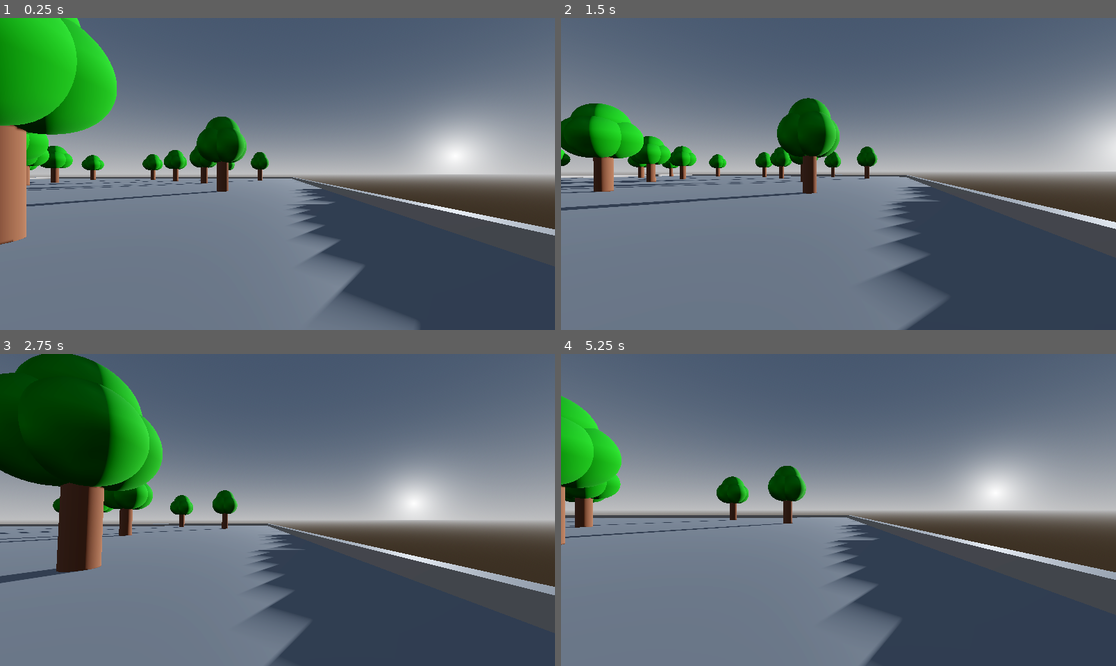
Above: before the commit, frames 1-4 (two rows, left to right).
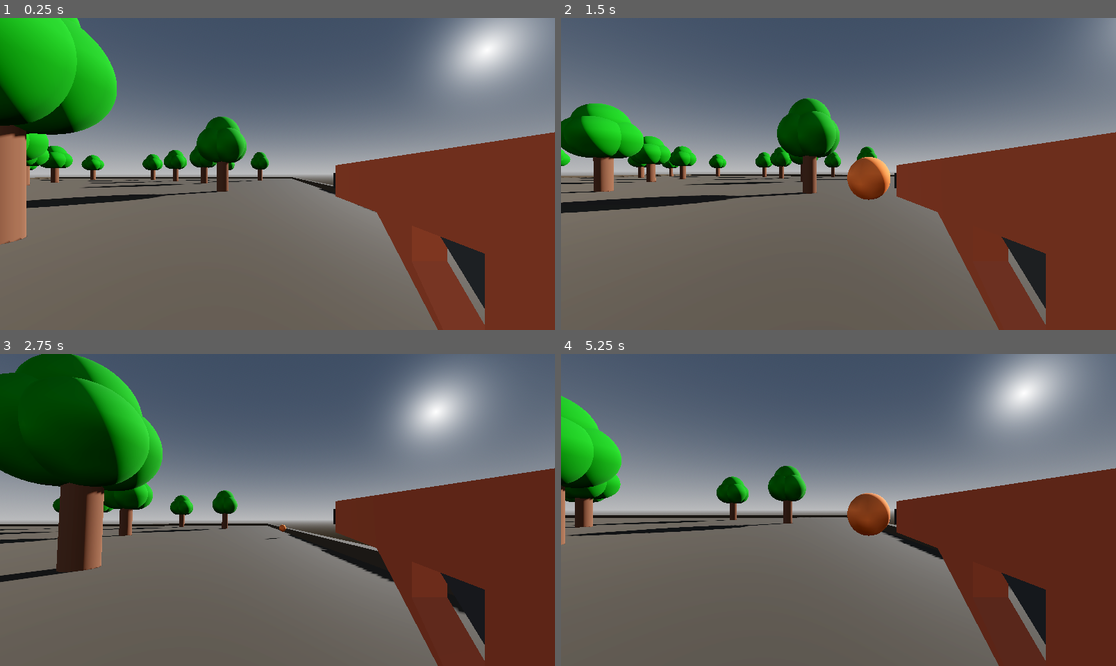
Above: after the commit, the same moments.

Repository: AutisticCrumbs/cs390_prototypes
Game: Godot game, scene res://world.tscn
Two runs of this game, one before a commit and one after it. Both use one fixed random seed, a clock stepped at 60 frames per second and the inputs below.
Inputs (mouse positions are in pixels of both pictures, inside the frame that each line leads up to):
- Up to frame 1 (0.25 s): no input
- Up to frame 2 (1.5 s): tap Enter at 0.5 s; move the mouse to (866, 174) at 0.52 s; hold W (forward) from 0.53 s (still down); click (866, 174) at 0.6 s; move the mouse to (810, 174) at 1.27 s; click (810, 174) at 1.35 s
- Up to frame 3 (2.75 s): keep holding W (forward); move the mouse to (288, 503) at 2.02 s; click (288, 503) at 2.1 s
- Up to frame 4 (5.25 s): keep holding W (forward); move the mouse to (832, 516) at 2.77 s; click (832, 516) at 2.85 s; move the mouse to (877, 513) at 3.52 s; click (877, 513) at 3.6 s; move the mouse to (794, 506) at 4.27 s; click (794, 506) at 4.35 s; move the mouse to (844, 510) at 5.02 s; click (844, 510) at 5.1 s

The runs differ from the first frame. In frame 1, 59% of the frame differs, in the area x 0-100%, y 0-100%; in frame 2, 55%; in frame 3, 55%; in frame 4, 58%.

Commit message:
Update Hunting Prototype

Diff:
--- /dev/null
+++ b/Hunting Prototype/bullet.tscn
@@ -0,0 +1,20 @@
+[gd_scene load_steps=4 format=3 uid="uid://dsnisue0awg8r"]
+
+[sub_resource type="StandardMaterial3D" id="StandardMaterial3D_tutf4"]
+albedo_color = Color(0.996078, 0.494118, 0.223529, 1)
+
+[sub_resource type="SphereMesh" id="SphereMesh_sr8eh"]
+radius = 0.3
+height = 0.6
+
+[sub_resource type="SphereShape3D" id="SphereShape3D_jm2x4"]
+radius = 0.3
+
+[node name="Bullet" type="RigidBody3D"]
+
+[node name="MeshInstance3D" type="MeshInstance3D" parent="."]
+material_override = SubResource("StandardMaterial3D_tutf4")
+mesh = SubResource("SphereMesh_sr8eh")
+
+[node name="CollisionShape3D" type="CollisionShape3D" parent="."]
+shape = SubResource("SphereShape3D_jm2x4")
--- /dev/null
+++ b/Hunting Prototype/gun.gd
@@ -0,0 +1,17 @@
+extends StaticBody3D
+
+@onready var fire_location := $'Fire Here'
+
+var bullet := preload("res://bullet.tscn")
+var shot_power = 300
+
+func _physics_process(_delta):
+	fire_shot()
+
+func fire_shot():
+	if Input.is_action_just_released("shoot"):
+		var current_shot = bullet.instantiate()
+		var origin = fire_location.global_position
+		fire_location.add_child(current_shot)
+		current_shot.global_position = origin
+		current_shot.apply_central_impulse(fire_location.global_transform.basis.z * shot_power * -1)
--- /dev/null
+++ b/Hunting Prototype/gun.tscn
@@ -0,0 +1,48 @@
+[gd_scene load_steps=7 format=3 uid="uid://bylcu3vtt60t6"]
+
+[ext_resource type="Script" path="res://gun.gd" id="1_q3ofe"]
+
+[sub_resource type="StandardMaterial3D" id="StandardMaterial3D_qgp2e"]
+albedo_color = Color(0.282353, 0.282353, 0.282353, 1)
+
+[sub_resource type="StandardMaterial3D" id="StandardMaterial3D_sshia"]
+albedo_color = Color(0.811765, 0.384314, 0.243137, 1)
+
+[sub_resource type="StandardMaterial3D" id="StandardMaterial3D_nmcvr"]
+albedo_color = Color(0.811765, 0.384314, 0.243137, 1)
+
+[sub_resource type="StandardMaterial3D" id="StandardMaterial3D_7jdnq"]
+albedo_color = Color(0.811765, 0.384314, 0.243137, 1)
+
+[sub_resource type="StandardMaterial3D" id="StandardMaterial3D_46qrl"]
+albedo_color = Color(0.180392, 0.180392, 0.180392, 1)
+
+[node name="Gun" type="StaticBody3D"]
+transform = Transform3D(0.1, 0, 0, 0, 0.1, 0, 0, 0, 0.1, 0, 0, 0)
+script = ExtResource("1_q3ofe")
+
+[node name="CSGPolygon3D" type="CSGPolygon3D" parent="."]
+material_override = SubResource("StandardMaterial3D_qgp2e")
+polygon = PackedVector2Array(1, 0, 0, 1, 1, 1, 1, 0)
+
+[node name="CSGPolygon3D2" type="CSGPolygon3D" parent="."]
+material_override = SubResource("StandardMaterial3D_sshia")
+polygon = PackedVector2Array(1, -2, -3, 1, -1, 1, -1, 0)
+
+[node name="CSGBox3D" type="CSGBox3D" parent="."]
+transform = Transform3D(1, 0, 0, 0, 1, 0, 0, 0, 1, 1.75, -0.5, -0.5)
+material_override = SubResource("StandardMaterial3D_nmcvr")
+size = Vector3(1.5, 3, 1)
+
+[node name="CSGBox3D2" type="CSGBox3D" parent="."]
+transform = Transform3D(1, 0, 0, 0, 1, 0, 0, 0, 1, -3, 2, -0.5)
+material_override = SubResource("StandardMaterial3D_7jdnq")
+size = Vector3(11, 2, 1)
+
+[node name="CSGBox3D3" type="CSGBox3D" parent="."]
+transform = Transform3D(1, 0, 0, 0, 1, 0, 0, 0, 1, -8.75, 2, -0.5)
+material_override = SubResource("StandardMaterial3D_46qrl")
+size = Vector3(0.5, 1, 1)
+
+[node name="Fire Here" type="Marker3D" parent="."]
+transform = Transform3D(-4.37114e-08, 0, 1, 0, 1, 0, -1, 0, -4.37114e-08, -9, 2, -0.5)
--- a/Hunting Prototype/house.tscn
+++ b/Hunting Prototype/house.tscn
@@ -1,20 +1,55 @@
-[gd_scene load_steps=4 format=3 uid="uid://dbyofnukhhjdi"]
+[gd_scene load_steps=7 format=3 uid="uid://dbyofnukhhjdi"]
 
-[sub_resource type="StandardMaterial3D" id="StandardMaterial3D_rccsg"]
+[sub_resource type="StandardMaterial3D" id="StandardMaterial3D_egsgr"]
 albedo_color = Color(0.396078, 0.247059, 0.168627, 1)
 
-[sub_resource type="BoxMesh" id="BoxMesh_gjaa1"]
-size = Vector3(15, 7, 8)
+[sub_resource type="StandardMaterial3D" id="StandardMaterial3D_apmw6"]
+albedo_color = Color(0.396078, 0.247059, 0.168627, 1)
+
+[sub_resource type="PrismMesh" id="PrismMesh_hbkx6"]
+size = Vector3(8, 4, 15)
+
+[sub_resource type="StandardMaterial3D" id="StandardMaterial3D_vt56t"]
+albedo_color = Color(0.0588235, 0.0588235, 0.0588235, 1)
+
+[sub_resource type="BoxMesh" id="BoxMesh_lumlj"]
+size = Vector3(2, 3, 1)
 
 [sub_resource type="BoxShape3D" id="BoxShape3D_gpl4f"]
 size = Vector3(15, 7, 8)
 
 [node name="House" type="StaticBody3D"]
 
+[node name="CSGBox3D" type="CSGBox3D" parent="."]
+material_override = SubResource("StandardMaterial3D_egsgr")
+size = Vector3(15, 7, 8)
+
+[node name="Cut" type="CSGBox3D" parent="CSGBox3D"]
+operation = 2
+size = Vector3(14, 6.001, 7)
+
+[node name="Cut2" type="CSGBox3D" parent="CSGBox3D"]
+transform = Transform3D(1, 0, 0, 0, 1, 0, 0, 0, 1, 2, -0.75, -3.5)
+operation = 2
+size = Vector3(2.5, 2.5, 1)
+
 [node name="MeshInstance3D" type="MeshInstance3D" parent="."]
-material_override = SubResource("StandardMaterial3D_rccsg")
-mesh = SubResource("BoxMesh_gjaa1")
+transform = Transform3D(-4.37114e-08, 0, 1, 0, 1, 0, -1, 0, -4.37114e-08, 0, 5.5, 0)
+material_override = SubResource("StandardMaterial3D_apmw6")
+mesh = SubResource("PrismMesh_hbkx6")
+
+[node name="MeshInstance3D2" type="MeshInstance3D" parent="."]
+transform = Transform3D(1, 0, 0, 0, 1, 0, 0, 0, 1, -4.7, -2, -3.501)
+material_override = SubResource("StandardMaterial3D_vt56t")
+mesh = SubResource("BoxMesh_lumlj")
 
 [node name="CollisionShape3D" type="CollisionShape3D" parent="."]
-transform = Transform3D(1, 0, 0, 0, 1, 0, 0, 0, 1, -0.0249844, -0.0690861, 0.0727978)
 shape = SubResource("BoxShape3D_gpl4f")
+
+[node name="OmniLight3D" type="OmniLight3D" parent="."]
+omni_range = 507.969
+
+[node name="Label3D" type="Label3D" parent="."]
+transform = Transform3D(-1, 0, -8.74228e-08, 0, 1, 0, 8.74228e-08, 0, -1, 2, -1, 3.499)
+text = "*easter egg*"
+font_size = 96
--- a/Hunting Prototype/player.tscn
+++ b/Hunting Prototype/player.tscn
@@ -1,6 +1,7 @@
-[gd_scene load_steps=4 format=3 uid="uid://c0x1a2raskkh3"]
+[gd_scene load_steps=5 format=3 uid="uid://c0x1a2raskkh3"]
 
 [ext_resource type="Script" path="res://player.gd" id="1_4poq2"]
+[ext_resource type="PackedScene" uid="uid://bylcu3vtt60t6" path="res://gun.tscn" id="2_11agu"]
 
 [sub_resource type="CapsuleMesh" id="CapsuleMesh_eces1"]
 
@@ -17,3 +18,6 @@
 
 [node name="Camera3D" type="Camera3D" parent="."]
 transform = Transform3D(1, 0, 0, 0, 1, 0, 0, 0, 1, 0, 0.5, 0)
+
+[node name="Gun" parent="Camera3D" instance=ExtResource("2_11agu")]
+transform = Transform3D(-4.37114e-09, 0, -0.1, 0, 0.1, 0, 0.1, 0, -4.37114e-09, 0.374048, -0.243666, -0.466903)
--- a/Hunting Prototype/world.tscn
+++ b/Hunting Prototype/world.tscn
@@ -1,24 +1,27 @@
-[gd_scene load_steps=10 format=3 uid="uid://dag2e0tvdjw6w"]
+[gd_scene load_steps=11 format=3 uid="uid://dag2e0tvdjw6w"]
 
 [ext_resource type="Script" path="res://world.gd" id="1_3vkkf"]
 [ext_resource type="PackedScene" uid="uid://s7gawchsxqd8" path="res://tree.tscn" id="1_7nys3"]
 [ext_resource type="PackedScene" uid="uid://dbyofnukhhjdi" path="res://house.tscn" id="2_bwfv2"]
 [ext_resource type="PackedScene" uid="uid://c0x1a2raskkh3" path="res://player.tscn" id="2_ui5ni"]
 
-[sub_resource type="ProceduralSkyMaterial" id="ProceduralSkyMaterial_4s4ax"]
-sky_top_color = Color(0.219608, 0.266667, 0.333333, 1)
-sky_horizon_color = Color(0.604902, 0.608824, 0.616667, 1)
-ground_bottom_color = Color(0.2, 0.168627, 0.133333, 1)
-ground_horizon_color = Color(0.604902, 0.608824, 0.616667, 1)
+[sub_resource type="ProceduralSkyMaterial" id="ProceduralSkyMaterial_jnvn8"]
+sky_top_color = Color(0.2, 0.243137, 0.305882, 1)
+sky_horizon_color = Color(0.589216, 0.594118, 0.601961, 1)
+ground_bottom_color = Color(0.156863, 0.133333, 0.101961, 1)
+ground_horizon_color = Color(0.589216, 0.594118, 0.601961, 1)
 
-[sub_resource type="Sky" id="Sky_hb38s"]
-sky_material = SubResource("ProceduralSkyMaterial_4s4ax")
+[sub_resource type="Sky" id="Sky_gbsko"]
+sky_material = SubResource("ProceduralSkyMaterial_jnvn8")
 
-[sub_resource type="Environment" id="Environment_gr1mi"]
+[sub_resource type="Environment" id="Environment_h0oyo"]
 background_mode = 2
-sky = SubResource("Sky_hb38s")
+sky = SubResource("Sky_gbsko")
 tonemap_mode = 2
 glow_enabled = true
+
+[sub_resource type="StandardMaterial3D" id="StandardMaterial3D_iebmn"]
+albedo_color = Color(0.305882, 0.266667, 0.215686, 1)
 
 [sub_resource type="BoxShape3D" id="BoxShape3D_e3uqh"]
 size = Vector3(1, 10, 75)
@@ -29,17 +32,18 @@
 [node name="World" type="Node3D"]
 script = ExtResource("1_3vkkf")
 
+[node name="DirectionalLight3D" type="DirectionalLight3D" parent="."]
+transform = Transform3D(-0.695913, -0.280594, 0.661039, 0, 0.920505, 0.390731, -0.718126, 0.271915, -0.640591, 0, 0, 0)
+shadow_enabled = true
+
+[node name="WorldEnvironment" type="WorldEnvironment" parent="."]
+environment = SubResource("Environment_h0oyo")
+
 [node name="Player" parent="." instance=ExtResource("2_ui5ni")]
 transform = Transform3D(1, 0, 0, 0, 1, 0, 0, 0, 1, 32.5, 1, 26)
 
-[node name="DirectionalLight3D" type="DirectionalLight3D" parent="."]
-transform = Transform3D(-0.752415, -0.0436539, 0.657241, 0, 0.997801, 0.0662739, -0.658689, 0.0498655, -0.750761, 0, 0, 0)
-shadow_enabled = true
-
-[node name="WorldEnvironment" type="WorldEnvironment" parent="."]
-environment = SubResource("Environment_gr1mi")
-
 [node name="CSGBox3D" type="CSGBox3D" parent="."]
+material_override = SubResource("StandardMaterial3D_iebmn")
 size = Vector3(75, 1, 75)
 
 [node name="Cut" type="CSGBox3D" parent="CSGBox3D"]
Not shown, changed: Hunting Prototype/README.md
